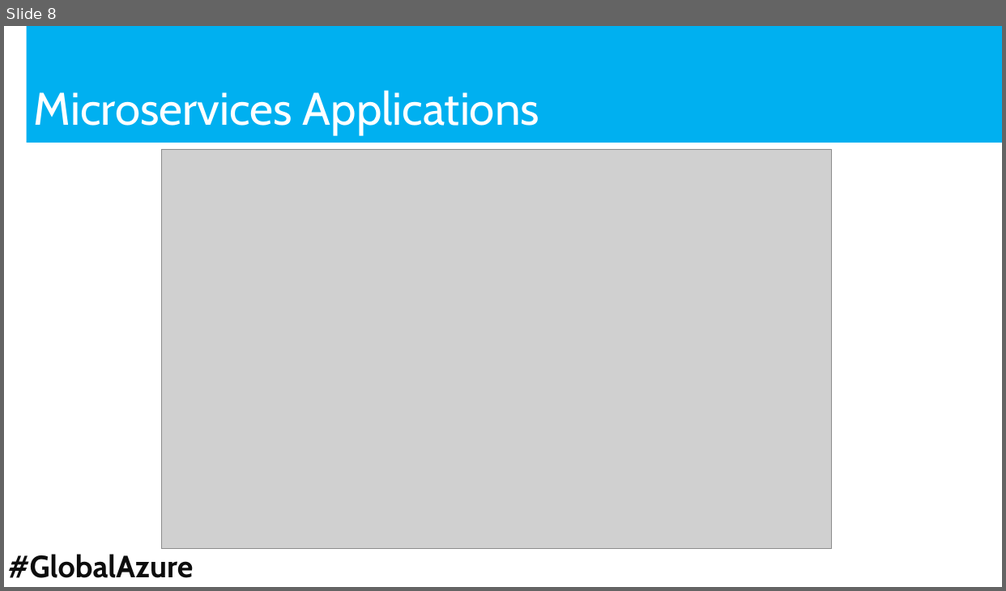
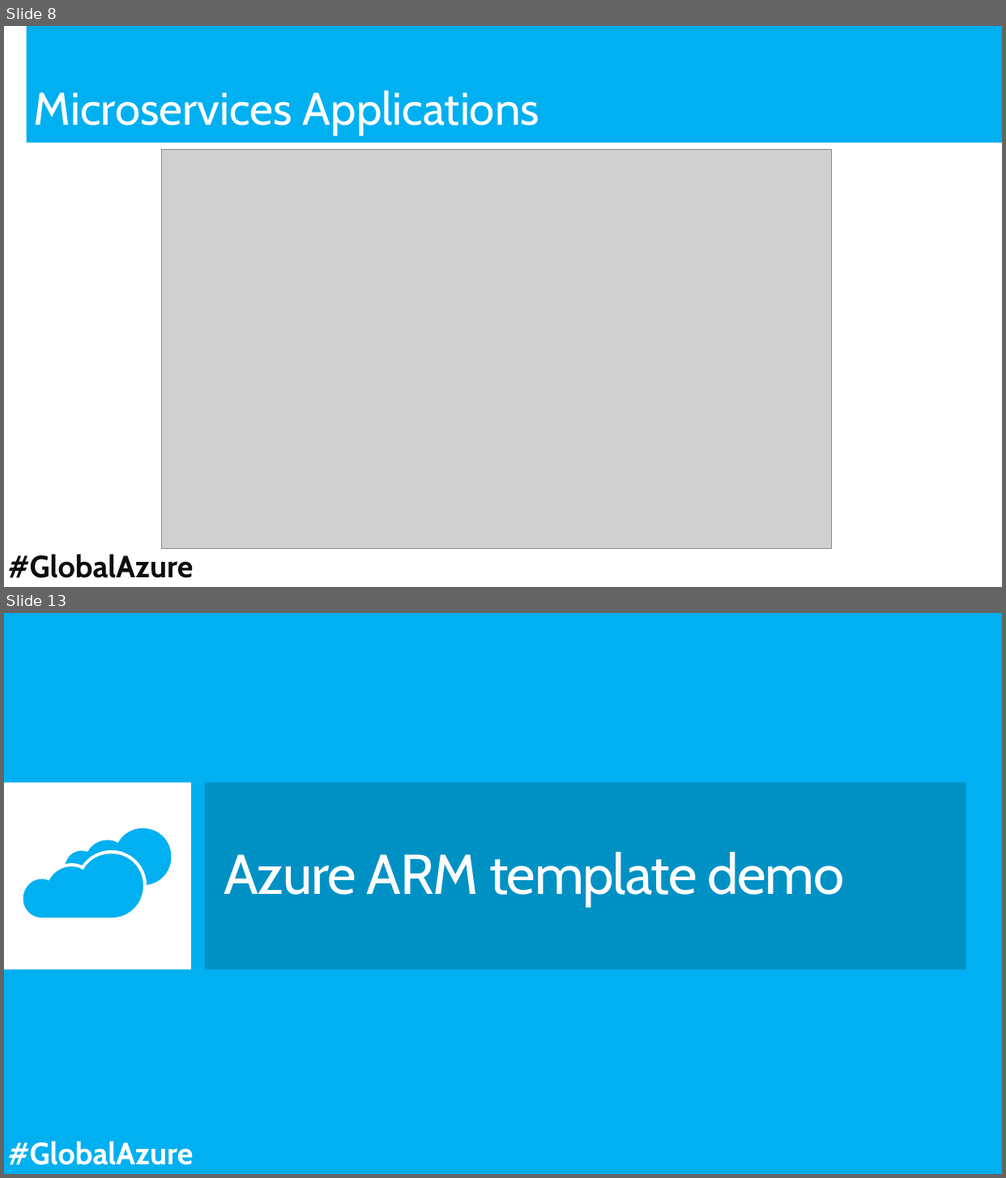
Before and after one commit to luismanez/azure-bootcamp-barcelona-2018, a slide deck: slides/Despliegue continuo de tu infrastructura cloud con Azure ARM templates.pptx. Shown one above the other, each under a label of ours: slide 8 before the commit, slides 8 and 13 after it; the slides between them are not shown. The pictures are 1006x591 and 1006x1178 pixels, drawn with LibreOffice and Linux fonts; fonts in the diff are those of the drawing; grey boxes stand for pictures; background and template pictures are left out. Boxes give left, top, right and bottom in pixels: in the first picture for what was removed or moved away, otherwise in the second. Text is boxed around its words. In the diff, an @@ line names an element or a change of style, - is before the commit and + after.

Commit message:
all slides added until demo slide

```diff
--- a/slides/Despliegue continuo de tu infrastructura cloud con Azure ARM templates.pptx
+++ b/slides/Despliegue continuo de tu infrastructura cloud con Azure ARM templates.pptx
@@ slide 13 added at (x1=4, y1=613, x2=1002, y2=1174), background #00B0F0 @@
@@ rectangle added at (x1=4, y1=783, x2=191, y2=970), fill #FFFFFF @@
@@ rectangle added at (x1=205, y1=783, x2=966, y2=970), fill #0091C4 @@
@@ freeform shape added at (x1=66, y1=828, x2=171, y2=885), fill #00B0F0 @@
@@ freeform shape added at (x1=23, y1=854, x2=143, y2=918), fill #00B0F0 @@
@@ text added at (x1=224, y1=852, x2=845, y2=907), 54 pt, text #FFFFFF @@
+Azure ARM template demo
@@ text added at (x1=8, y1=1141, x2=194, y2=1165), 29.6 pt, text #FFFFFF, bold @@
+#GlobalAzure
```
Also in this commit, not shown: 2 slides changed, 3 other slides added.
